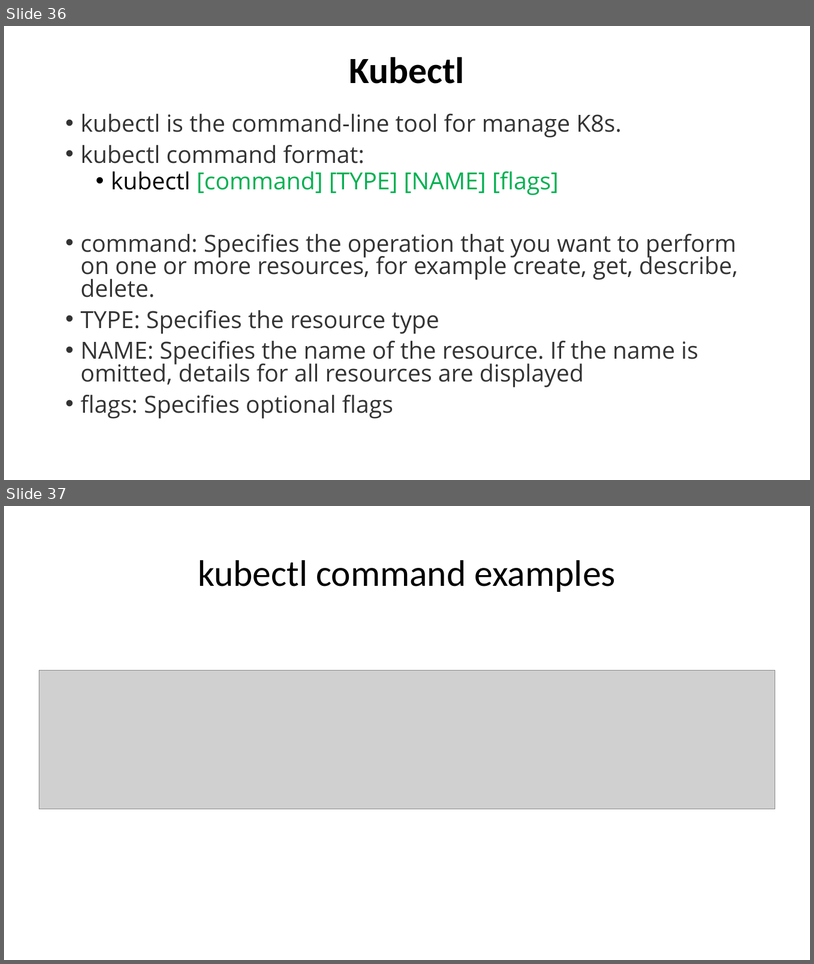
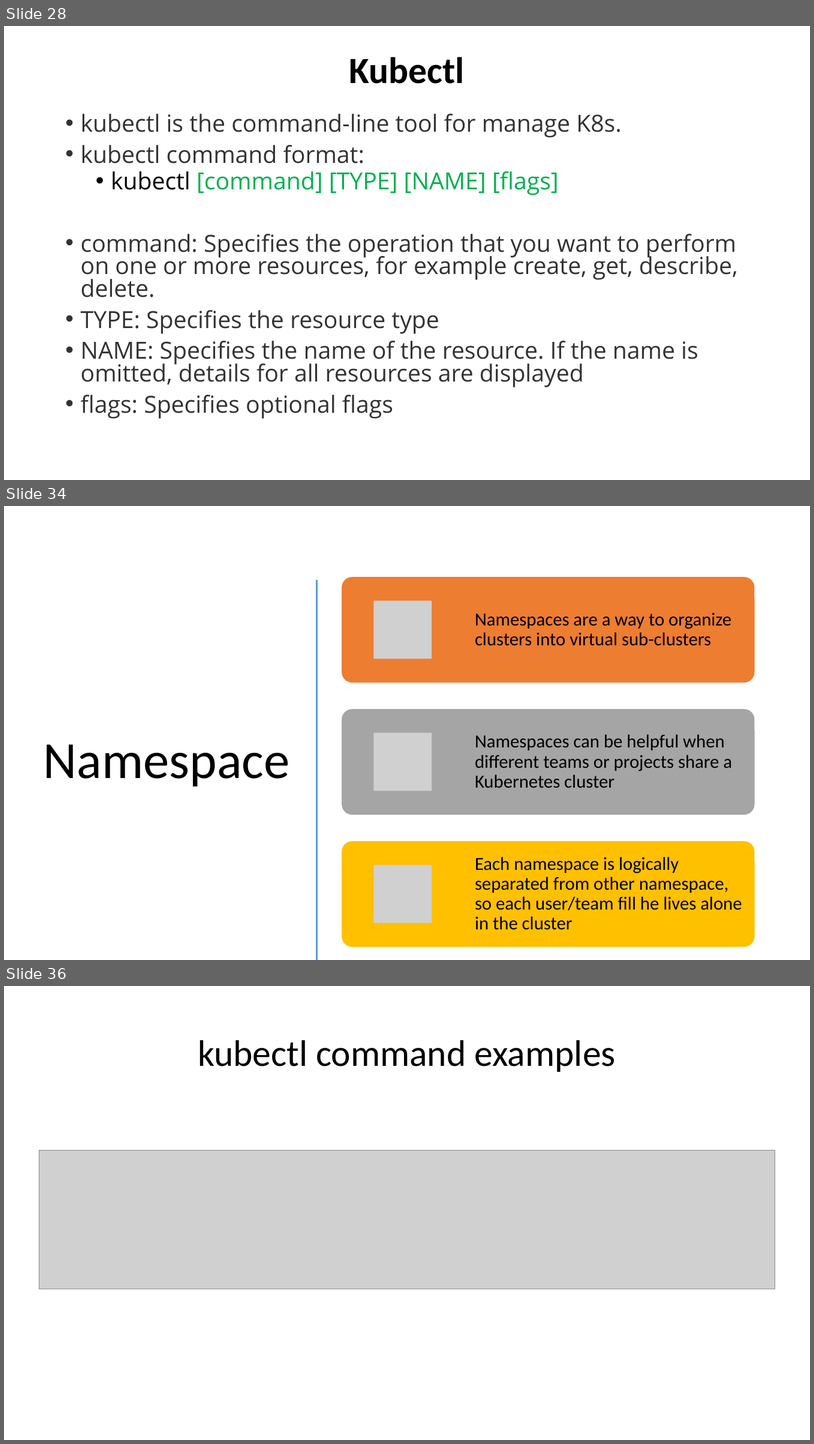
Before and after one commit to eylonmalin/k8s-training, a slide deck: day-1/Using Kubernetes Day 1.pptx. Shown one above the other, each under a label of ours: slides 36 and 37 before the commit, slides 28, 34 and 36 after it; the slides between them are not shown. The pictures are 814x964 and 814x1444 pixels, drawn with LibreOffice and Linux fonts; fonts in the diff are those of the drawing; grey boxes stand for pictures. Boxes give left, top, right and bottom in pixels: in the first picture for what was removed or moved away, otherwise in the second. Text is boxed around its words. In the diff, an @@ line names an element or a change of style, - is before the commit and + after.

```diff
--- a/day-1/Using Kubernetes Day 1.pptx
+++ b/day-1/Using Kubernetes Day 1.pptx
@@ slide 34 added at [4, 506, 810, 960], background #FFFFFF @@
@@ line added from (317, 581) to (317, 959), #ED7D31 2 pt @@
@@ title added at [44, 744, 290, 786], 62 pt, text #000000 @@
+Namespace
@@ group added at [342, 577, 755, 947]: 3 rounded rectangles, 3 pictures, 3 texts @@
+Namespaces are a way to organize clusters into virtual sub-clusters
+Namespaces can be helpful when different teams or projects share a Kubernetes cluster
+Each namespace is logically separated from other namespace, so each user/team fill he lives alone in the cluster
@@ what was slide 36 is now slide 28 @@
@@ what was slide 37 is now slide 36 @@
```
Also in this commit, not shown: 16 slides changed, 9 other slides added, 2 slides removed.
